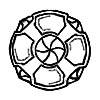
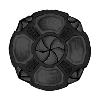
The second 100 × 100 image is a revision of the first. Changes to its layers:
added layer "clor" above "Ellipse 1" over [9, 10, 90, 91]
painted on "Ellipse 1" over [24, 25, 75, 75]
hid "Layer 1 copy 2" over [10, 10, 90, 90]
